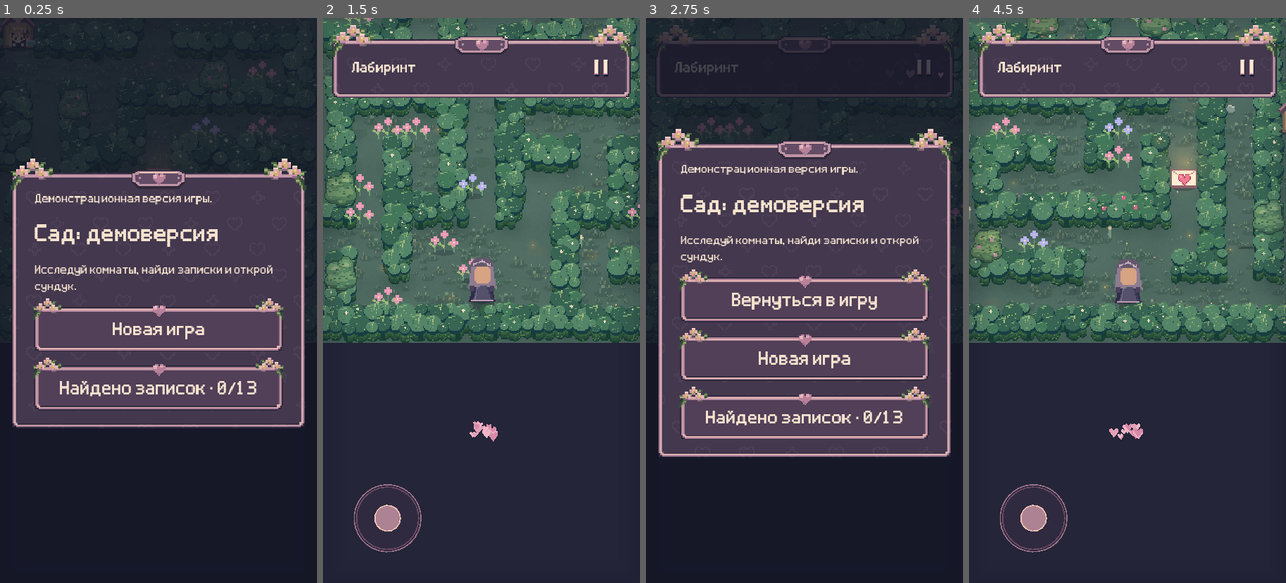
Above: before the commit, frames 1-4 (left to right).
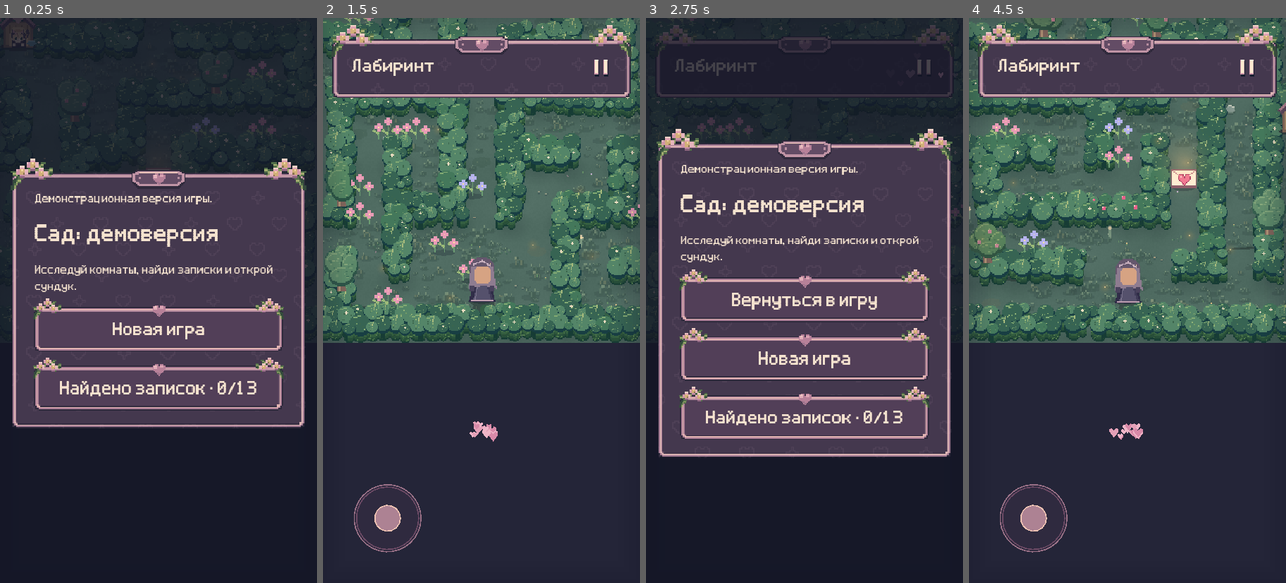
Above: after the commit, the same moments.

Repository: NQUAREx/dina-lovely
Game: Godot game, scene res://main.tscn
Two runs of this game, one before a commit and one after it. Both use one fixed random seed, a clock stepped at 60 frames per second and the inputs below. Sound files missing from this copy of the repository are replaced by a short silence.
Inputs (mouse positions are in pixels of both pictures, inside the frame that each line leads up to):
- Up to frame 1 (0.25 s): no input
- Up to frame 2 (1.5 s): click "Новая игра" at 0.5 s; click "Пойдём" at 1.25 s
- Up to frame 3 (2.75 s): click (924, 68) at 2 s
- Up to frame 4 (4.5 s): click "Новая игра" at 2.75 s; click "Начать новую историю" at 3.5 s; click "Пойдём" at 4.25 s

The runs differ from the first frame. In frame 1, less than 0.1% of the frame differs, in the area x 20-72%, y 7-19%; in frame 2, 1.1%; in frame 3, 0.2%; in frame 4, 1.5%, in the area x 0-100%, y 0-47%.

Commit message:
Restore varied tree silhouettes, use game action icons and compositor loader; align gate perspective

Diff:
--- a/scripts/game.gd
+++ b/scripts/game.gd
@@ -448,7 +448,7 @@
 	if not action_icon_cache.has(name):action_icon_cache[name]=load("res://assets/ui/action_"+name+".png")
 	action_button.icon=action_icon_cache[name]
 	action_button.expand_icon=true
-	action_button.add_theme_constant_override("icon_max_width",26)
+	action_button.add_theme_constant_override("icon_max_width",32)
 	action_button.add_theme_constant_override("h_separation",6)
 
 func ui_button_hearts(control:Button)->void:
@@ -460,7 +460,7 @@
 
 func fit_button_text(control: Button) -> void:
 	var available_width := maxf(1, control.size.x - control.get_theme_stylebox("normal").get_minimum_size().x - 4)
-	if control.icon!=null:available_width-=34
+	if control.icon!=null:available_width-=40
 	var font_size := 30
 	while font_size > 16 and control.get_theme_font("font").get_string_size(control.text, HORIZONTAL_ALIGNMENT_LEFT, -1, font_size).x > available_width:
 		font_size -= 1
@@ -489,12 +489,12 @@
 	top.mouse_filter = Control.MOUSE_FILTER_IGNORE
 	hud.add_child(top)
 	decorate_panel(top)
-	objective = label("", 22)
+	objective = label("", 28)
 	objective.add_theme_font_override("font", title_font)
 	objective.autowrap_mode = TextServer.AUTOWRAP_OFF
 	objective.clip_text = true
 	objective.text_overrun_behavior = TextServer.OVERRUN_TRIM_ELLIPSIS
-	objective.position = Vector2(48, 68)
+	objective.position = Vector2(48, 62)
 	objective.size = Vector2(358, 42)
 	hud.add_child(objective)
 	status = label("", 18, Color("c1bdce"))
@@ -502,7 +502,7 @@
 	status.autowrap_mode = TextServer.AUTOWRAP_OFF
 	status.clip_text = true
 	status.text_overrun_behavior = TextServer.OVERRUN_TRIM_ELLIPSIS
-	status.position = Vector2(32, 92)
+	status.position = Vector2(32, 104)
 	status.size = Vector2(374, 30)
 	hud.add_child(status)
 	setup_enemy_progress()
@@ -527,7 +527,7 @@
 	attack_button = button(tx("attack_action"), func(): attack(), 120)
 	attack_button.icon=preload("res://assets/ui/action_attack.png")
 	attack_button.expand_icon=true
-	attack_button.add_theme_constant_override("icon_max_width",26)
+	attack_button.add_theme_constant_override("icon_max_width",32)
 	attack_button.button_down.connect(func(): attack_held = true)
 	attack_button.button_up.connect(func(): attack_held = false)
 	hud.add_child(attack_button)
Binary file changed: assets/atlas.png
Binary file changed: assets/hedge_tree.png
Binary file changed: assets/hedge_tree_apples.png
Binary file changed: assets/hedge_tree_apples_variant0.png
Binary file changed: assets/hedge_tree_apples_variant0_crown.png
Binary file changed: assets/hedge_tree_apples_variant1.png
Binary file changed: assets/hedge_tree_apples_variant1_crown.png
Binary file changed: assets/hedge_tree_apples_variant2.png
Binary file changed: assets/hedge_tree_apples_variant2_crown.png
Binary file changed: assets/hedge_tree_apples_variant3.png
Binary file changed: assets/hedge_tree_apples_variant3_crown.png
Binary file changed: assets/hedge_tree_apples_variant4.png
(and 74 more such lines)
